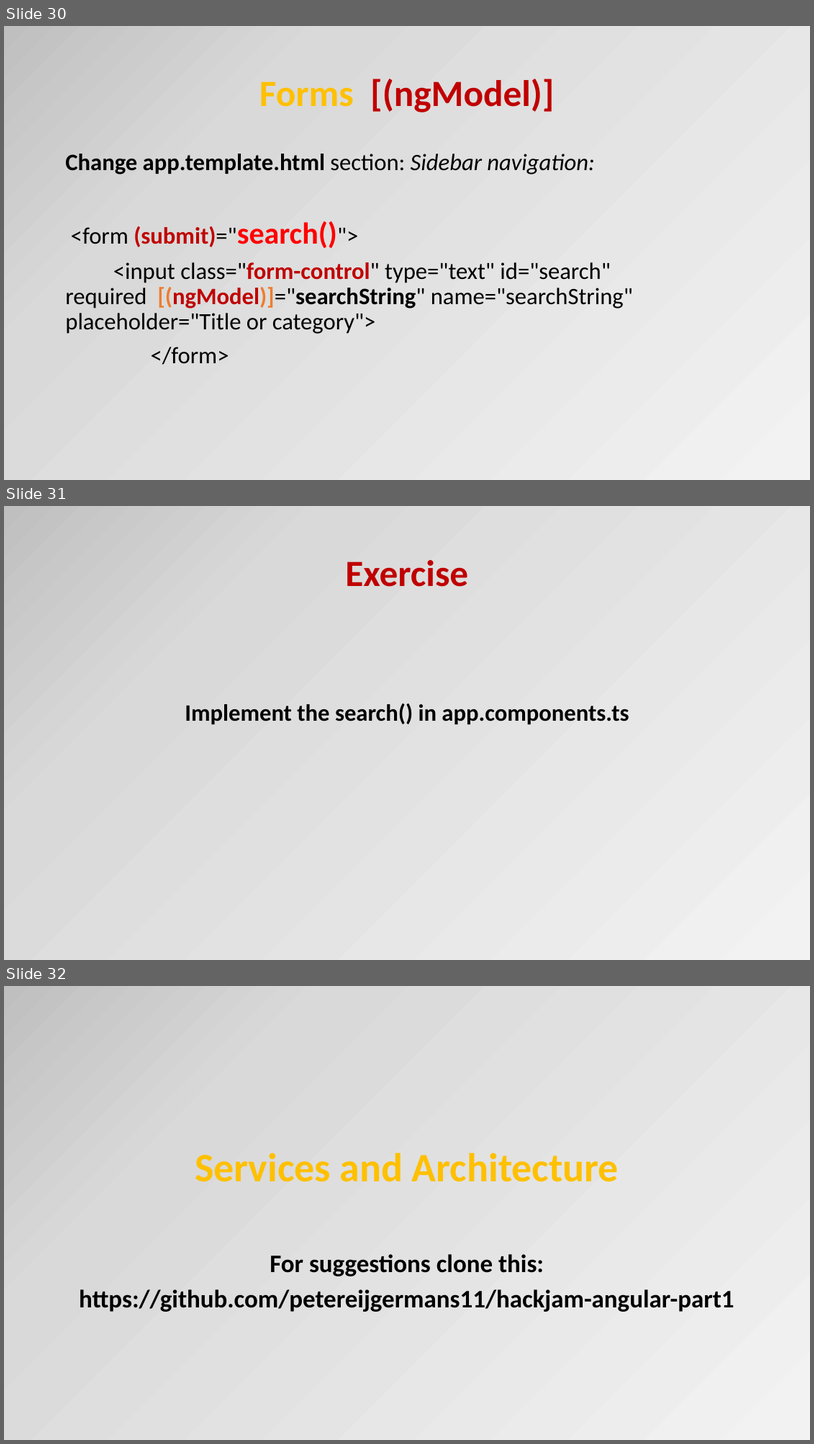
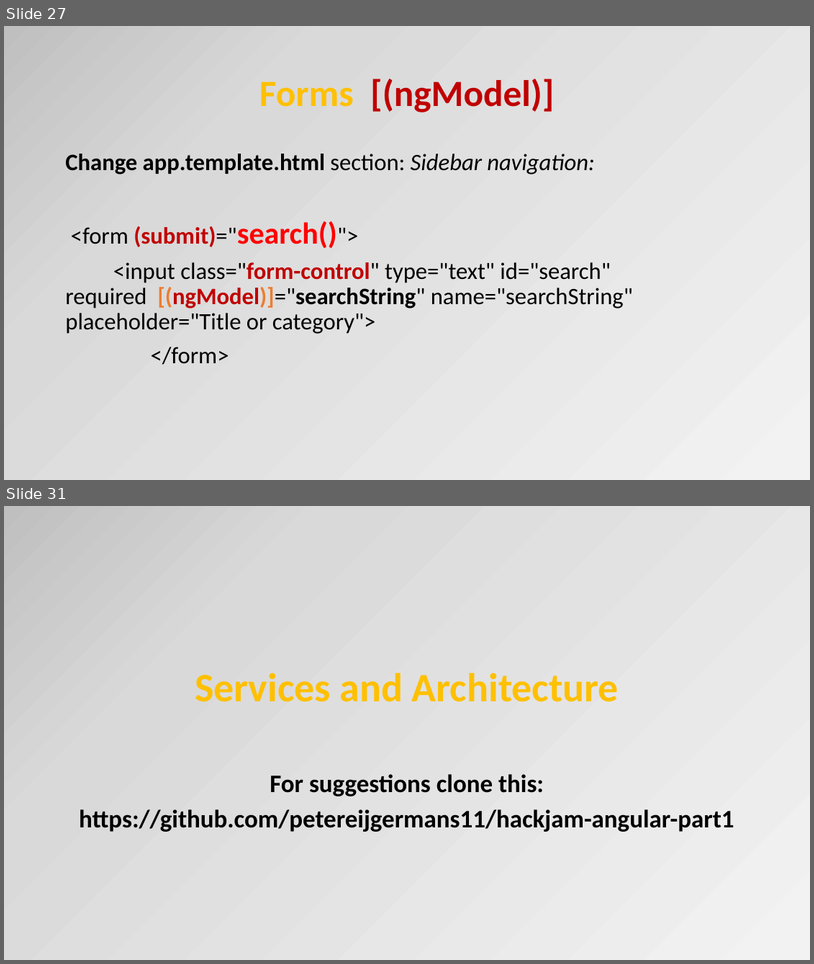
Before and after one commit to OrdinaNederland/hackjam-angular, a slide deck: Angular2.pptx. Shown one above the other, each under a label of ours: slides 30, 31 and 32 before the commit, slides 27 and 31 after it; the slides between them are not shown. The pictures are 814x1444 and 814x964 pixels, drawn with LibreOffice and Linux fonts; fonts in the diff are those of the drawing. Boxes give left, top, right and bottom in pixels: in the first picture for what was removed or moved away, otherwise in the second. Text is boxed around its words. In the diff, an @@ line names an element or a change of style, - is before the commit and + after.

```diff
--- a/Angular2.pptx
+++ b/Angular2.pptx
@@ slide 31 removed at bbox=[4, 506, 810, 960], background gradient #F2F2F2 to #D9D9D9 to #BFBFBF to #A6A6A6 @@
@@ title removed at bbox=[345, 560, 468, 587] @@
-Exercise
@@ text removed at bbox=[185, 703, 629, 724] @@
-Implement the search() in app.components.ts
@@ what was slide 30 is now slide 27 @@
@@ what was slide 32 is now slide 31 @@
```
Also in this commit, not shown: 2 slides changed, 1 other file.
